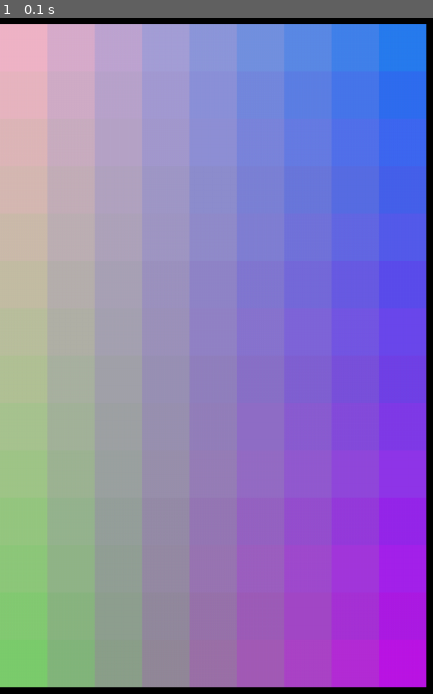
Above: before the commit, frame 1.
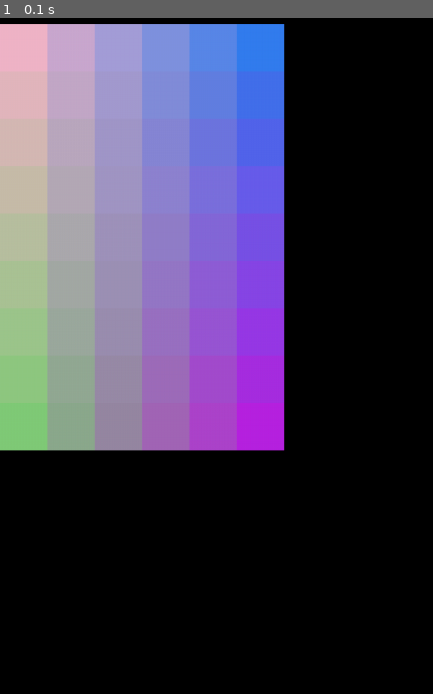
Above: after the commit, the same moment.

Repository: Angelina-ainel/PyGame-Project
Game: pygame game, started from field.py
Same seed, same stepped clock (60 frames per second), same inputs: the game is played once before the commit and once after it.
Inputs:
- Up to frame 1 (0.1 s): no input

The runs differ from the first frame. In frame 1, 80% of the frame differs, in the area x 0-99%, y 0-100%.

Commit message:
I haven't done almost anything today

Diff:
--- a/field.py
+++ b/field.py
@@ -30,6 +30,7 @@
         self.left_bottom = color3
         self.right_bottom = color4
         self.all_elems = pg.sprite.Group()
+        self.colors = []
 
     def set_view(self, left, top, cell_size):
         self.left = left
@@ -45,13 +46,19 @@
             if c < self.width:
                 if c == 0 and r != 0:
                     c += 1
-                Element(r, c, self.top, self.cell_size,
-                        self.left_top + (coeff_h_left * r) + (coeff_w * c), self.all_elems)
+                color = self.left_top + (coeff_h_left * r) + (coeff_w * c)
+                Element(r, c, self.top, self.cell_size, color, self.all_elems)
                 c += 1
+                self.colors.append(color)
             else:
                 c = 0
                 r += 1
                 Element(r, c, self.top, self.cell_size, self.left_top + (coeff_h_left * r), self.all_elems)
+                self.colors.append(self.left_top + (coeff_h_left * r))
+        print(len(self.colors))
+
+    def make_array(self):
+        np_colors = np.array(self.colors) # нужно разобраться, как конкретно получаются лишние цвета в self.colors
 
     def get_click(self, mouse_pos):
         cell = self.get_cell(mouse_pos)
@@ -76,7 +83,7 @@
     lb = np.array((130, 210, 120))
     rb = np.array((200, 11, 255))
 
-    level = Field(9, 13, lt, rt, lb, rb)
+    level = Field(6, 8, lt, rt, lb, rb)
     level.set_view(0, 75, 50)
     running = True
     level.render()
--- a/testing.py
+++ /dev/null
@@ -1,4 +0,0 @@
-import numpy as np
-a = np.array([[241, 180, 200], [6, 4, 6], [57567, 393, 575]])
-a.flatten('K')
-print(a)
